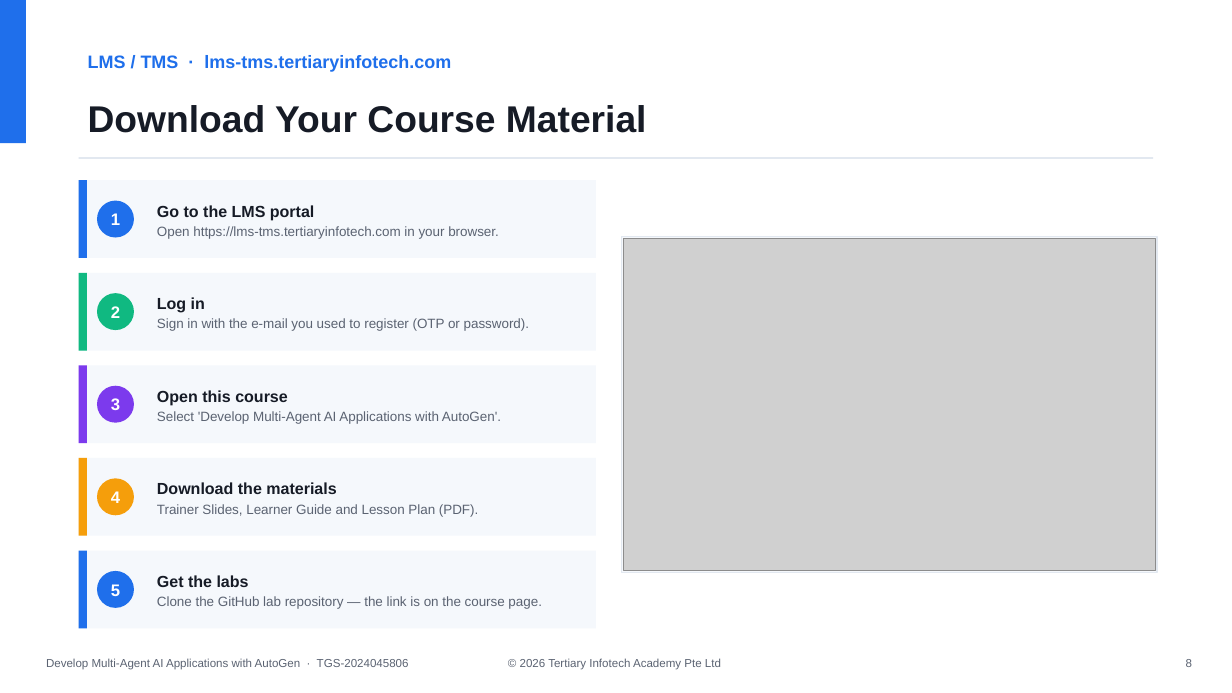
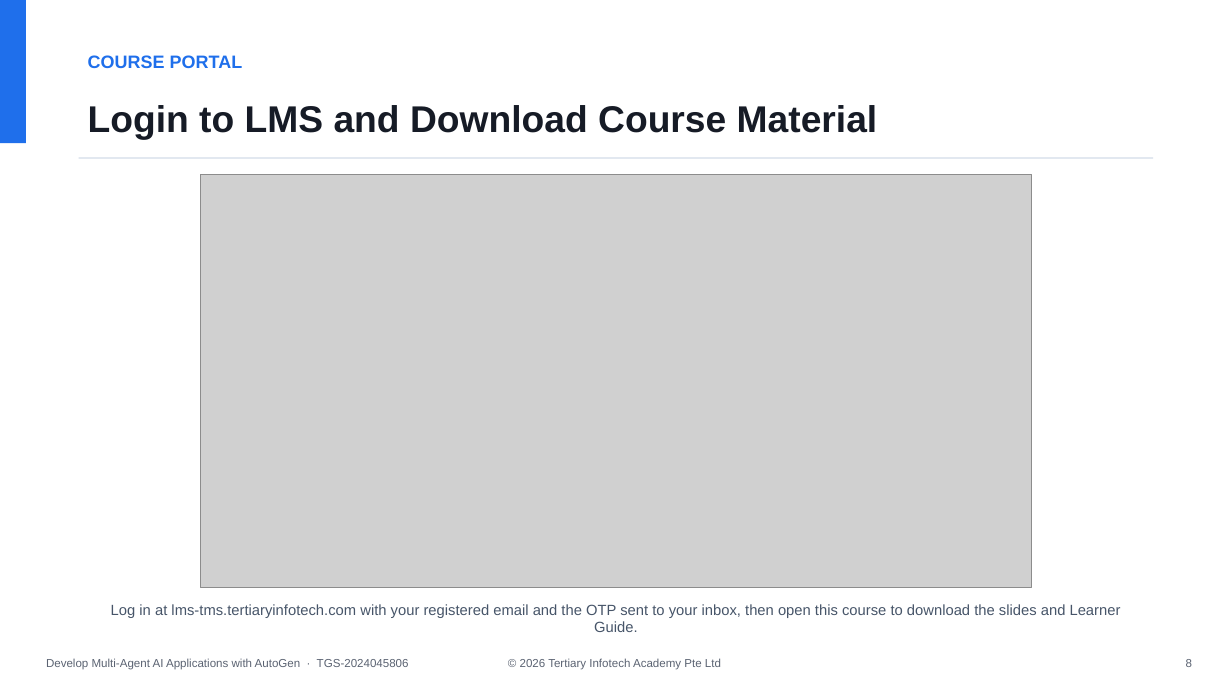
Before and after one commit to tertiarycourses/TGS-2024045806-Develop-Multi-Agent-AI-Applications-with-AutoGen, a slide deck: slide 8 of courseware/Develop Multi-Agent AI Applications with AutoGen-v9.pptx. Drawn at 1232x693 pixels with LibreOffice and Linux fonts; fonts in the diff are those of the drawing; grey boxes stand for pictures. Boxes give left, top, right and bottom in pixels: in the first picture for what was removed or moved away, otherwise in the second. Text is boxed around its words. In the diff, an @@ line names an element or a change of style, - is before the commit and + after.

```diff
--- a/courseware/Develop Multi-Agent AI Applications with AutoGen-v9.pptx
+++ b/courseware/Develop Multi-Agent AI Applications with AutoGen-v9.pptx
@@ text at [88, 55, 243, 68]: text changed @@
-LMS / TMS · lms-tms.tertiaryinfotech.com
+COURSE PORTAL
@@ text at [88, 105, 878, 140]: text changed @@
-Download Your Course Material
+Login to LMS and Download Course Material
@@ picture added at [201, 175, 1031, 588] @@
@@ rectangle removed at [79, 180, 596, 258] @@
@@ rectangle removed at [79, 180, 87, 258] @@
@@ ellipse removed at [97, 201, 134, 238] @@
@@ text removed at [157, 205, 499, 239] @@
-Go to the LMS portal
-Open https://lms-tms.tertiaryinfotech.com in your browser.
@@ text removed at [111, 213, 120, 225] @@
-1
@@ rectangle removed at [622, 237, 1157, 573] @@
@@ picture removed at [624, 238, 1155, 570] @@
@@ rectangle removed at [79, 273, 596, 350] @@
@@ rectangle removed at [79, 273, 87, 350] @@
@@ ellipse removed at [97, 293, 134, 330] @@
@@ text removed at [157, 297, 529, 331] @@
-Log in
-Sign in with the e-mail you used to register (OTP or password).
@@ text removed at [111, 306, 120, 318] @@
-2
@@ rectangle removed at [79, 365, 596, 443] @@
@@ rectangle removed at [79, 365, 87, 443] @@
@@ ellipse removed at [97, 385, 134, 422] @@
@@ text removed at [111, 398, 120, 410] @@
-3
@@ text removed at [157, 390, 501, 424] @@
-Open this course
-Select 'Develop Multi-Agent AI Applications with AutoGen'.
@@ rectangle removed at [79, 458, 596, 536] @@
@@ rectangle removed at [79, 458, 87, 536] @@
@@ ellipse removed at [97, 479, 134, 516] @@
@@ text removed at [111, 491, 120, 503] @@
-4
@@ text removed at [157, 482, 478, 517] @@
-Download the materials
-Trainer Slides, Learner Guide and Lesson Plan (PDF).
@@ rectangle removed at [79, 551, 596, 628] @@
@@ rectangle removed at [79, 551, 87, 628] @@
@@ ellipse removed at [97, 571, 134, 608] @@
@@ text removed at [111, 584, 120, 596] @@
-5
@@ text removed at [157, 575, 542, 609] @@
-Get the labs
-Clone the GitHub lab repository — the link is on the course page.
@@ text added at [111, 604, 1121, 632], 11.5 pt, text #475569 @@
+Log in at lms-tms.tertiaryinfotech.com with your registered email and the OTP sent to your inbox, then open this course to download the slides and Learner Guide.
```
Also in this commit, not shown: 3 other files.
